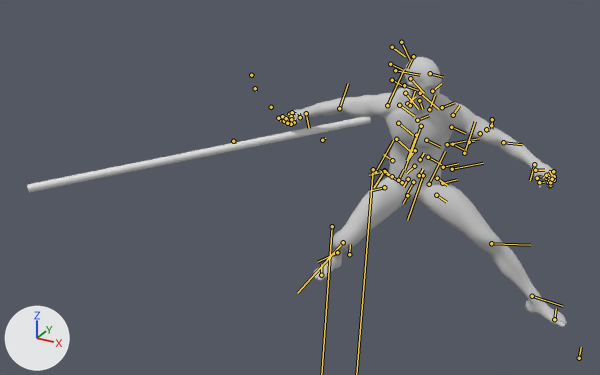
The FBX model Character/Animation/ZWM/Attack/Weapon_8/Weapon_8_Attack_3/RootAnim_Weapon_8_Attack_3.FBX as it was, and as the next commit left it.
Camera for both pictures: a camera (50 mm lens) standing at (2.45, -4.18, 2.56) and looking at (0.41, -0.46, 0.7). The lights are fixed; the arrows at lower left show +X, +Y and +Z. Both versions are drawn at frame 24 of the action 'Take 001'; the numbers are the values there. The bones that bend it are drawn over the model as lines.

The first picture shows 'Cylinder002', 'Male_Body', 'Male_Eyelash', 'Male_Foot', 'Male_Hand', 'Male_Head', 'Male_Leg'.
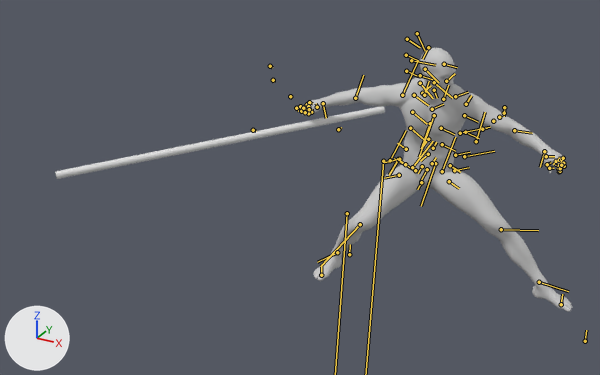
ob_point_take_r is not drawn itself; it is the parent of ob_cylinder002.

Location of each change, (x1, y1, x2, y2) in pixels of the pictures (600 x 375 px):
```json
{"object": "Male_Leg", "change": "posed", "before": [331, 166, 533, 294], "after": [334, 154, 541, 280]}
{"object": "Male_Body", "change": "posed", "before": [309, 87, 534, 176], "after": [326, 78, 544, 163]}
{"object": "Cylinder002", "change": "posed", "before": [27, 117, 371, 192], "after": [55, 107, 385, 179]}
{"object": "Male_Head", "change": "posed", "before": [399, 57, 442, 142], "after": [414, 48, 456, 130]}
{"object": "Male_Foot", "change": "posed", "before": [313, 251, 567, 327], "after": [313, 249, 573, 312], "on screen": "17% shorter"}
{"object": "Male_Hand", "change": "posed", "before": [276, 107, 556, 189], "after": [294, 97, 565, 174], "on screen": "6% shorter"}
{"bone": "Bip001 R Thigh", "before": "(398, 180) to (403, 169)", "after": "(412, 167) to (433, 141)"}
{"bone": "Bip001 R Calf", "before": "(343, 242) to (297, 293)", "after": "(360, 224) to (320, 266)"}
{"bone": "Bip001 L Thigh", "before": "(429, 184) to (445, 151)", "after": "(442, 171) to (455, 137)"}
```

Edits to the scene script, one JSON object a line:
```json
{"block": "bone_rig_object", "where": "bone_rig_object = bpy.data.objects['Bip001']  # the whole rig 'Bip001'"}
{"op": "set", "path": "bone_rig_object.location", "old": "(11.97, -0.83, 66.76)", "new": "(11.97, 20.62, 66.76)"}
{"block": "bone_bip001_r_thigh", "where": "bone_bip001_r_thigh = bpy.data.objects['Bip001'].pose.bones['Bip001 R Thigh']  # child of 'Bip001 Pelvis'"}
{"op": "set", "path": "bone_bip001_r_thigh.rotation_quaternion", "old": "(0.903, -0.07, -0.222, 0.36)", "new": "(0.852, -0.097, -0.216, 0.466)", "note": "degrees (-18, -21, 47) -> degrees (-22, -16, 61)"}
{"block": "bone_bip001_r_calf", "where": "bone_bip001_r_calf = bpy.data.objects['Bip001'].pose.bones['Bip001 R Calf']  # child of 'Bip001 R Thigh'"}
{"op": "set", "path": "bone_bip001_r_calf.rotation_quaternion", "old": "(0.777, 0.0, 0.0, -0.629)", "new": "(0.824, 0.0, 0.0, -0.566)", "note": "degrees (0, 0, -78) -> degrees (0, 0, -69)"}
{"block": "bone_bip001_r_foot", "where": "bone_bip001_r_foot = bpy.data.objects['Bip001'].pose.bones['Bip001 R Foot']  # child of 'Bip001 R Calf'"}
{"op": "set", "path": "bone_bip001_r_foot.rotation_quaternion", "old": "(0.923, -0.121, 0.302, 0.203)", "new": "(0.965, -0.056, 0.255, 0.026)", "note": "degrees (-7, 37, 22) -> degrees (-6, 30, 1)"}
{"block": "bone_bip001_l_thigh", "where": "bone_bip001_l_thigh = bpy.data.objects['Bip001'].pose.bones['Bip001 L Thigh']  # child of 'Bip001 Pelvis'"}
{"op": "set", "path": "bone_bip001_l_thigh.rotation_quaternion", "old": "(0.847, -0.287, 0.302, 0.329)", "new": "(0.847, -0.272, 0.293, 0.35)", "note": "degrees (-24, 45, 33) -> degrees (-21, 43, 37)"}
```
